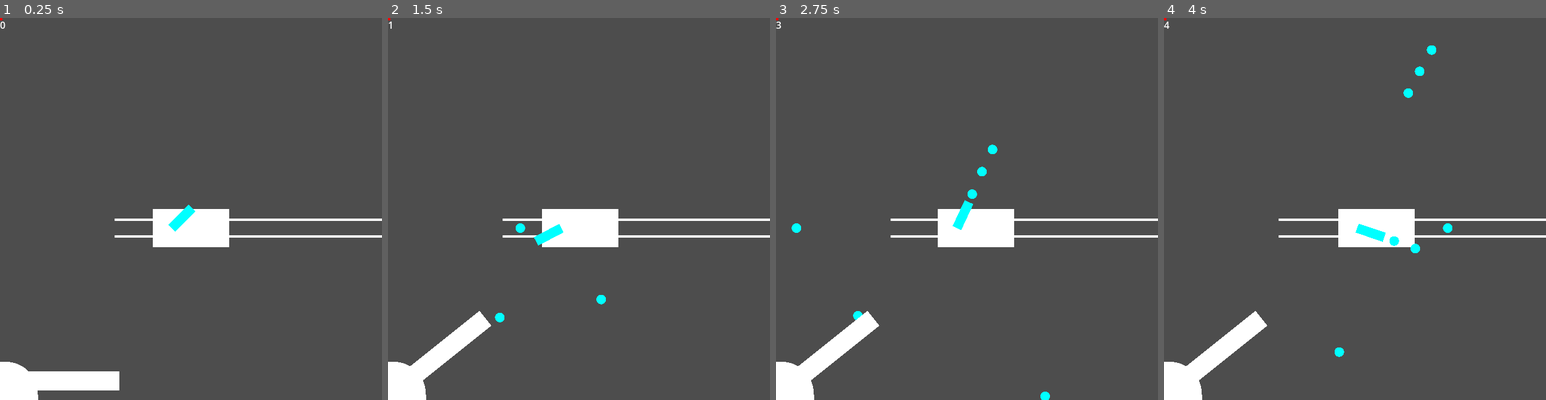
Above: before the commit, frames 1-4 (left to right).
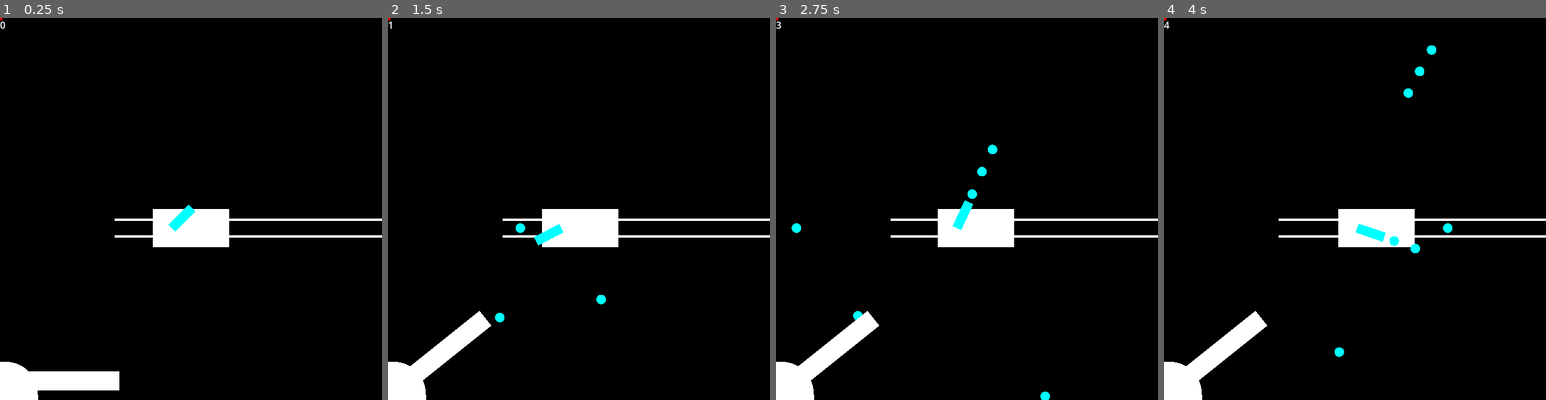
Above: after the commit, the same moments.

Repository: hughbagan/war-train
Game: Godot game, scene res://scenes/levels/level1.tscn
The game is run twice, just before and just after one commit, with the same random seed, the same clock (stepped at 60 frames per second) and the same inputs.
Inputs (mouse positions are in pixels of both pictures, inside the frame that each line leads up to):
- Up to frame 1 (0.25 s): no input
- Up to frame 2 (1.5 s): tap Enter at 0.5 s; drag from (456, 380) to (598, 228) at 0.52 s; drag from (502, 228) to (445, 350) at 1.27 s
- Up to frame 3 (2.75 s): move the mouse to (1005, 124) at 2.02 s; press the mouse at (1005, 124) at 2.03 s
- Up to frame 4 (4 s): release the mouse at (1393, 124) at 2.75 s; drag from (1335, 285) to (1381, 228) at 2.77 s; move the mouse to (1469, 266) at 3.52 s; press the mouse at (1469, 266) at 3.53 s

The runs differ from the first frame. In frame 1, 95% of the frame differs, in the area x 0-100%, y 0-100%; in frame 2, 95%; in frame 3, 95%; in frame 4, 95%.

Commit message:
moved level background to be specified in child level

Diff:
--- a/scenes/levels/level.tscn
+++ b/scenes/levels/level.tscn
@@ -20,16 +20,6 @@
 
 [node name="Background" type="CanvasLayer" parent="."]
 layer = -1
-
-[node name="ColorRect" type="ColorRect" parent="Background"]
-anchors_preset = 15
-anchor_right = 1.0
-anchor_bottom = 1.0
-grow_horizontal = 2
-grow_vertical = 2
-mouse_filter = 2
-color = Color(0, 0, 0, 1)
-metadata/_edit_lock_ = true
 
 [node name="UI" type="CanvasLayer" parent="."]
 
--- a/scenes/levels/level1.tscn
+++ b/scenes/levels/level1.tscn
@@ -7,9 +7,15 @@
 
 [node name="Level" instance=ExtResource("1_c5unv")]
 
-[node name="ColorRect" parent="Background" index="0"]
-visible = false
-color = Color(0.411765, 0.717647, 0.729412, 1)
+[node name="ColorRect" type="ColorRect" parent="Background" index="0"]
+anchors_preset = 15
+anchor_right = 1.0
+anchor_bottom = 1.0
+grow_horizontal = 2
+grow_vertical = 2
+mouse_filter = 2
+color = Color(0, 0, 0, 1)
+metadata/_edit_lock_ = true
 
 [node name="Screen0" type="TileMap" parent="NavigationRegion2D" index="0"]
 texture_filter = 1
@@ -33,7 +39,7 @@
 layer_0/name = "tileset"
 layer_0/tile_data = PackedInt32Array(393222, 131074, 1, 393223, 131074, 1, 393224, 131074, 1, 327681, 131074, 1, 327682, 131074, 1, 327683, 65538, 0, 393219, 2, 1, 393221, 131074, 1, 393220, 131074, 1, 327680, 131074, 1, 393225, 131074, 1)
 layer_1/name = "entities"
-layer_1/tile_data = PackedInt32Array(393221, 3, 196608, 524294, 3, 65536, 393222, 3, 65536, 131079, 3, 65536)
+layer_1/tile_data = PackedInt32Array(524294, 3, 65536, 393222, 3, 65536, 131079, 3, 65536, 393221, 3, 196608)
 
 [node name="Screen3" type="TileMap" parent="NavigationRegion2D" index="3"]
 texture_filter = 1
